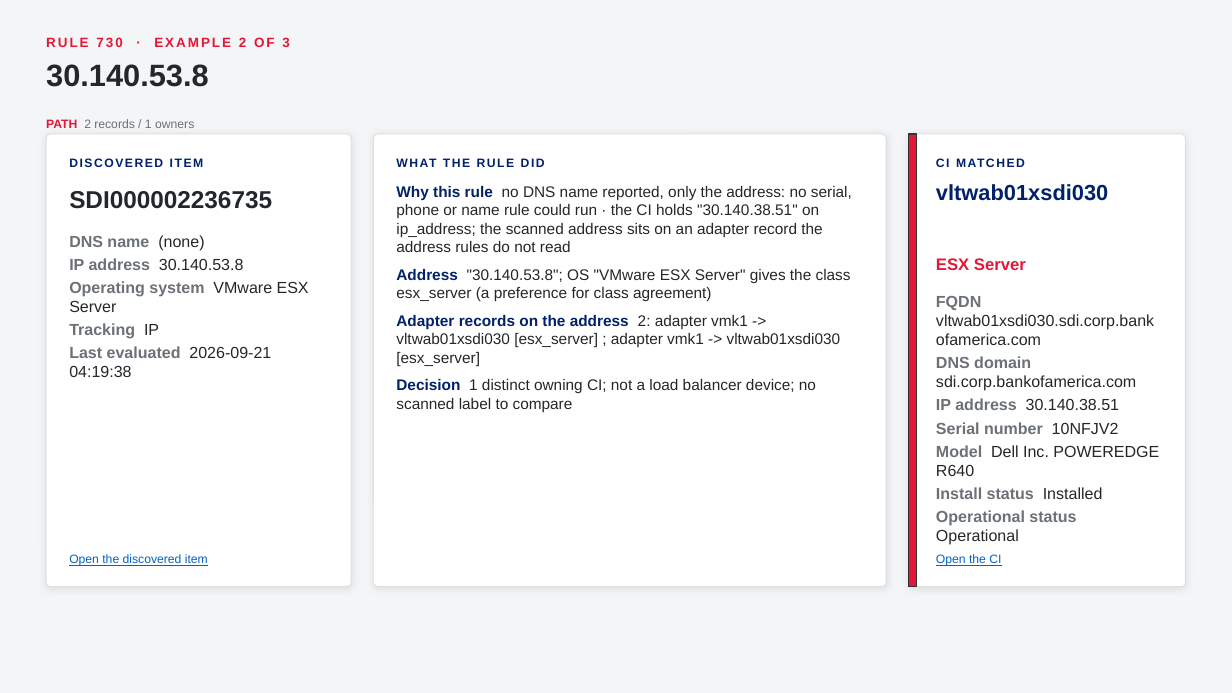
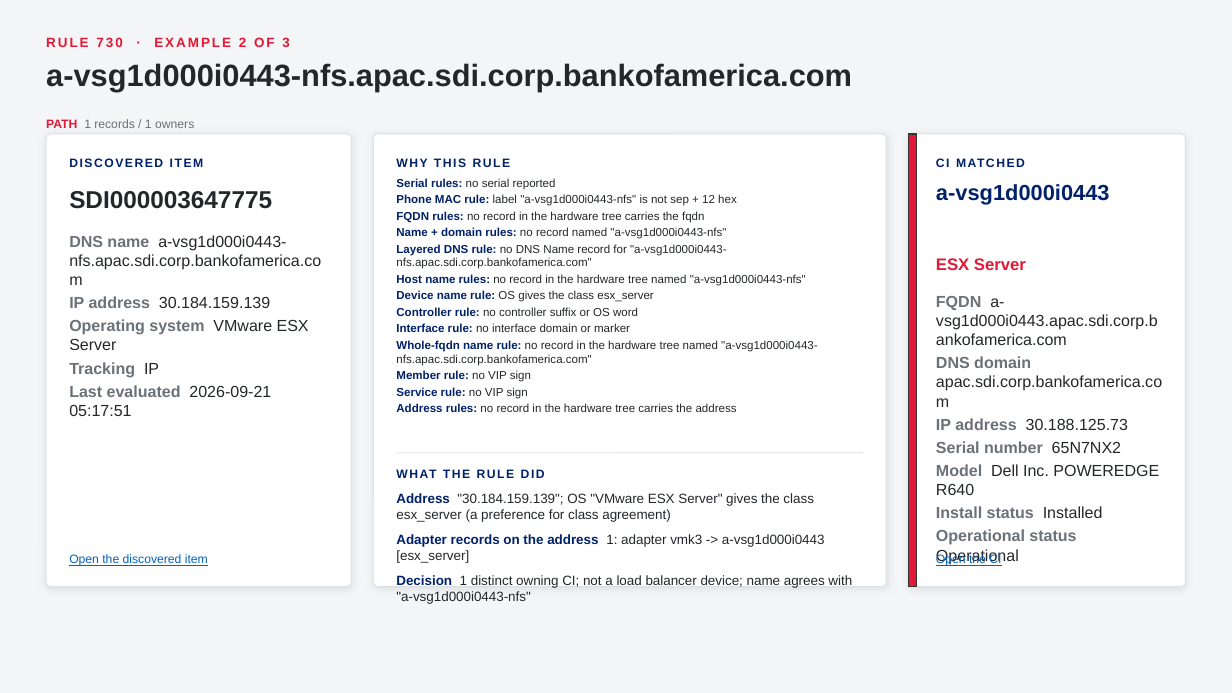
Before and after one commit to singhmihir/py, a slide deck: slide 74 of stories/qualys-ci-lookup-rules/Qualys CI Lookup Rules - CMDB Team Demo.pptx. Drawn at 1232x693 pixels with LibreOffice and Linux fonts; fonts in the diff are those of the drawing. Boxes give left, top, right and bottom in pixels: in the first picture for what was removed or moved away, otherwise in the second. Text is boxed around its words. In the diff, an @@ line names an element or a change of style, - is before the commit and + after.

```diff
--- a/stories/qualys-ci-lookup-rules/Qualys CI Lookup Rules - CMDB Team Demo.pptx
+++ b/stories/qualys-ci-lookup-rules/Qualys CI Lookup Rules - CMDB Team Demo.pptx
@@ text at box(46, 63, 852, 91): text changed @@
-30.140.53.8
+a-vsg1d000i0443-nfs.apac.sdi.corp.bankofamerica.com
@@ text at box(46, 119, 194, 128): text changed @@
-PATH 2 records / 1 owners
+PATH 1 records / 1 owners
@@ text added at box(396, 158, 511, 167), 9.5 pt, text #012169, bold @@
+WHY THIS RULE
@@ text added at box(396, 178, 818, 412), 9 pt, text #24272A @@
+• Serial rules: no serial reported
+• Phone MAC rule: label "a-vsg1d000i0443-nfs" is not sep + 12 hex
+• FQDN rules: no record in the hardware tree carries the fqdn
+• Name + domain rules: no record named "a-vsg1d000i0443-nfs"
+• Layered DNS rule: no DNS Name record for "a-vsg1d000i0443-nfs.apac.sdi.corp.bankofamerica.com"
+• Host name rules: no record in the hardware tree named "a-vsg1d000i0443-nfs"
+• Device name rule: OS gives the class esx_server
+• Controller rule: no controller suffix or OS word
+• Interface rule: no interface domain or marker
+• Whole-fqdn name rule: no record in the hardware tree named "a-vsg1d000i0443-nfs.apac.sdi.corp.bankofamerica.com"
+• Member rule: no VIP sign
+• Service rule: no VIP sign
+• Address rules: no record in the hardware tree carries the address
@@ text at box(69, 191, 272, 209): text changed @@
-SDI000002236735
+SDI000003647775
@@ text removed at box(396, 186, 852, 412) @@
-1. Why this rule no DNS name reported, only the address: no serial, phone or name rule could run · the CI holds "30.140.38.51" on ip_address; the scanned address sits on an adapter record the address rules do not read
-2. Address "30.140.53.8"; OS "VMware ESX Server" gives the class esx_server (a preference for class agreement)
-3. Adapter records on the address 2: adapter vmk1 -> vltwab01xsdi030 [esx_server] ; adapter vmk1 -> vltwab01xsdi030 [esx_server]
-4. Decision 1 distinct owning CI; not a load balancer device; no scanned label to compare
@@ text at box(936, 184, 1110, 204): text changed @@
-vltwab01xsdi030
+a-vsg1d000i0443
@@ text at box(69, 235, 321, 308): text changed @@
-DNS name (none)
-IP address 30.140.53.8
+DNS name a-vsg1d000i0443-nfs.apac.sdi.corp.bankofamerica.com
+IP address 30.184.159.139
@@ text at box(936, 296, 1162, 453): text changed @@
-FQDN vltwab01xsdi030.sdi.corp.bankofamerica.com
-DNS domain sdi.corp.bankofamerica.com
-IP address 30.140.38.51
-Serial number 10NFJV2
+FQDN a-vsg1d000i0443.apac.sdi.corp.bankofamerica.com
+DNS domain apac.sdi.corp.bankofamerica.com
+IP address 30.188.125.73
+Serial number 65N7NX2
@@ text at box(69, 385, 271, 416): text changed @@
-Last evaluated 2026-09-21 04:19:38
+Last evaluated 2026-09-21 05:17:51
@@ text "WHAT THE RULE DID": place and size @@
-text "WHAT THE RULE DID" at box(396, 151, 863, 175)
+text "WHAT THE RULE DID" at box(396, 462, 863, 486)
@@ line added from (396, 453) to (863, 453), #DDE0E3 0.75 pt @@
@@ text added at box(396, 493, 852, 604), 10.5 pt, text #24272A @@
+1. Address "30.184.159.139"; OS "VMware ESX Server" gives the class esx_server (a preference for class agreement)
+2. Adapter records on the address 1: adapter vmk3 -> a-vsg1d000i0443 [esx_server]
+3. Decision 1 distinct owning CI; not a load balancer device; name agrees with "a-vsg1d000i0443-nfs"
```
Also in this commit, not shown: 59 other slides changed, 7 other files.
